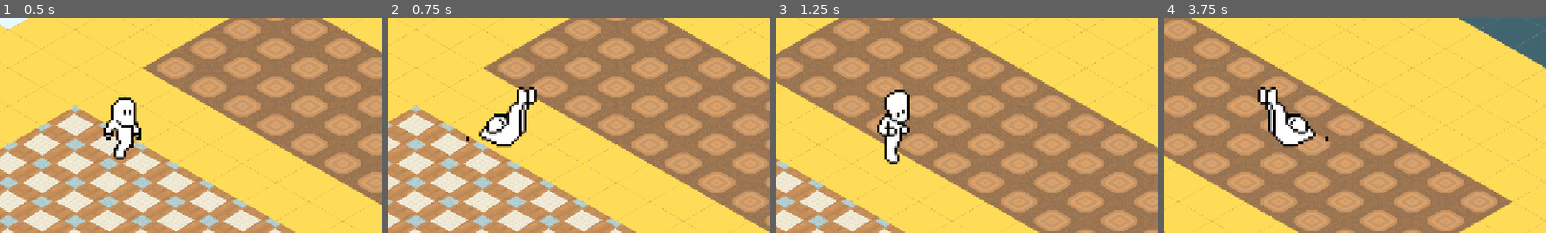
Above: before the commit, frames 1-4 (left to right).
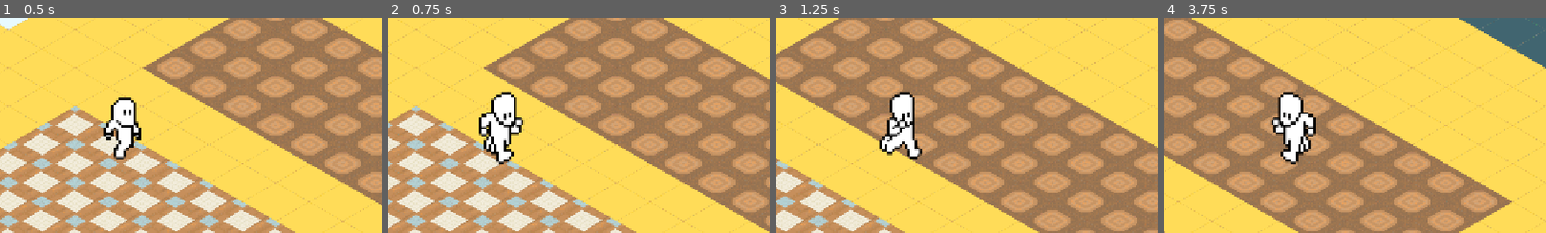
Above: after the commit, the same moments.

Repository: sairpa/sairpa.github.io
Game: Godot game, scene res://scenes/levels/tintu_map.tscn
Same seed, same stepped clock (60 frames per second), same inputs: the game is played once before the commit and once after it. This scene is started directly instead of the project's main scene.
Inputs (mouse positions are % of the whole screen's width and height, from its top left):
- Up to frame 1 (0.5 s): no input
- Up to frame 2 (0.75 s): tap Enter at 0.5 s; move the mouse to (72, 45) at 0.52 s; hold Right (right) from 0.53 s (still down); hold Space (jump) from 0.53 s (still down); click (72, 45) at 0.67 s
- Up to frame 3 (1.25 s): keep holding Right (right); keep holding Space (jump)
- Up to frame 4 (3.75 s): release Right (right) at 1.25 s; release Space (jump) at 1.25 s; drag from (30, 55) to (45, 70) at 1.27 s; tap Space (jump) at 2 s; move the mouse to (60, 28) at 2.02 s; hold Right (right) 2.03-2.75 s; hold Space (jump) 2.03-2.75 s; click (60, 28) at 2.17 s; drag from (45, 70) to (20, 35) at 2.77 s; tap Enter at 3.5 s; move the mouse to (80, 65) at 3.52 s; hold Left (left) from 3.53 s (still down); hold Space (jump) from 3.53 s (still down); click (80, 65) at 3.67 s
The pictures show only the part of the screen within x 34-84%, y 24-74%; the shares and areas given below are measured in that part.

Frame 1 is identical in both runs. In frame 2, 2.8% of the frame differs, in the area x 20-39%, y 32-68%; in frame 3, 2.1%; in frame 4, 2.8%.

Commit message:
Added code based joystick for touch devices #2

Diff:
--- a/project.godot
+++ b/project.godot
@@ -119,6 +119,7 @@
 
 pointing/android/enable_long_press_as_right_click=true
 pointing/android/enable_pan_and_scale_gestures=true
+pointing/emulate_touch_from_mouse=true
 
 [physics]
 
--- a/scenes/entities/player/tintu.gd
+++ b/scenes/entities/player/tintu.gd
@@ -34,6 +34,10 @@
 			$Sprite2D.flip_h =true
 		elif move_direction.x > 0:
 			$Sprite2D.flip_h = false
+		#if move_direction.y > 0:
+			#$Sprite2D.rot
+		#elif move_direction.y < 0:
+			#$Sprite2D.rotate(-(PI/2))
 
 	if motion != Vector2.ZERO and state == State.IDLE:
 		state = State.RUN
@@ -43,8 +47,11 @@
 		update_animation()
 
 	if Input.is_action_pressed("jump"):
-		state = State.JUMP
-		update_animation()
+		#state = State.JUMP
+		#update_animation()
+		#$Sprite2D.rotation = lerp(0,int(-PI),1)
+		#$Sprite2D.rotation = lerp(int($Sprite2D.rotation),0,1)
+		pass
 	else:
 		state = State.IDLE
 		update_animation()
